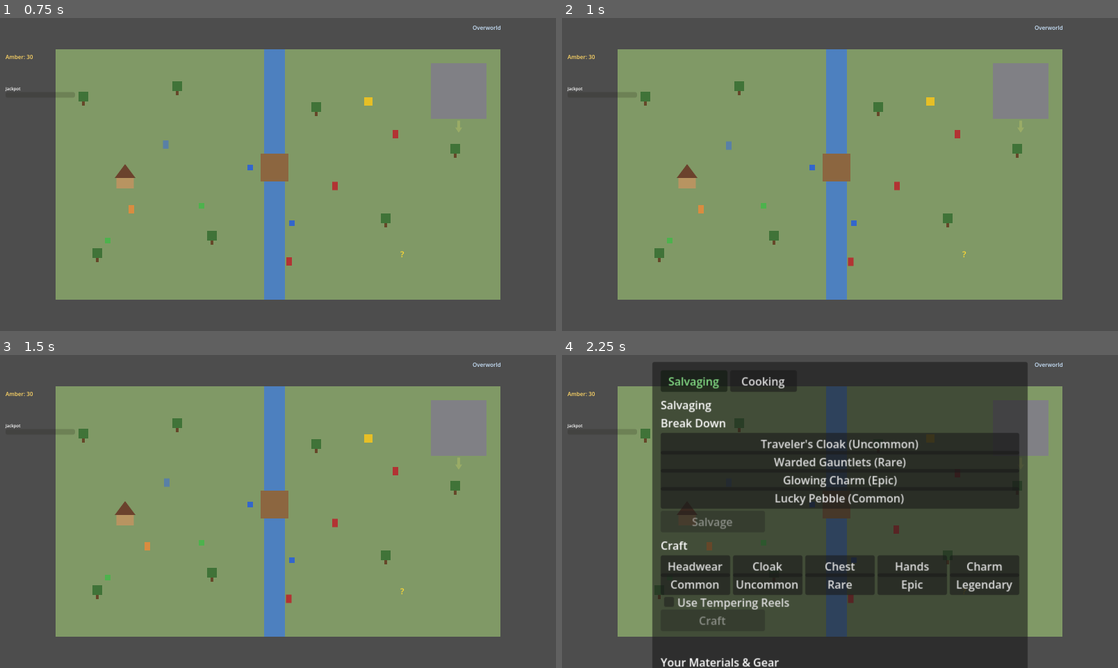
Above: before the commit, frames 1-4 (two rows, left to right).
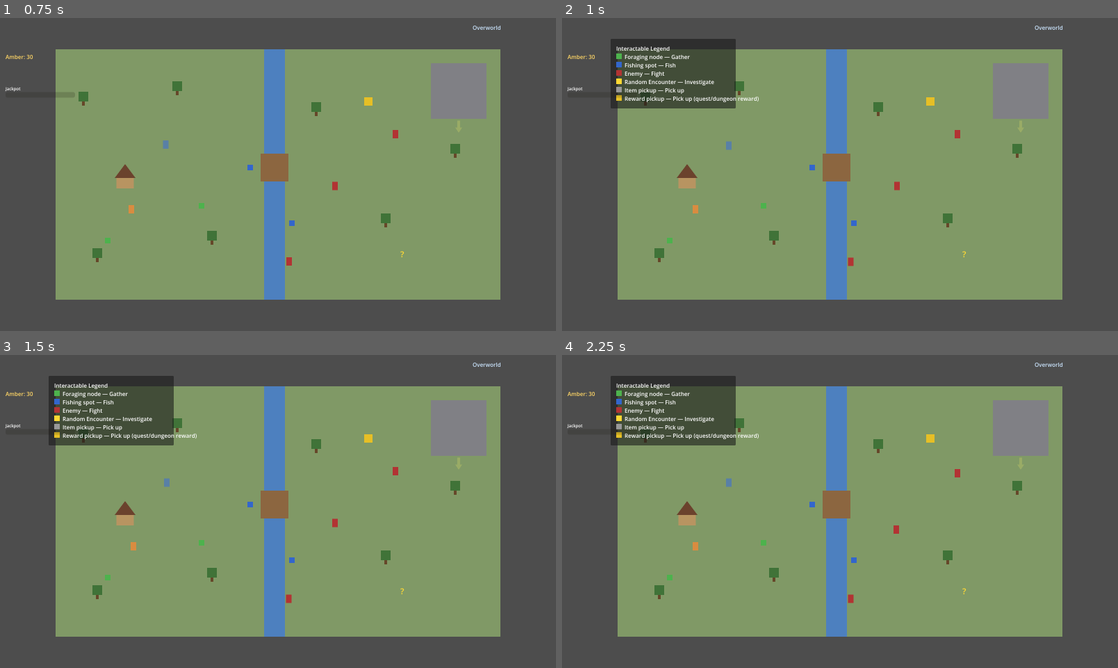
Above: after the commit, the same moments.

Repository: djkipyaboy/bunnies
Game: Godot game, scene res://world/overworld_demo.tscn
Two runs of this game, one before a commit and one after it. Both use one fixed random seed, a clock stepped at 60 frames per second and the inputs below. This scene is started directly instead of the project's main scene.
Inputs (mouse positions are in pixels of both pictures, inside the frame that each line leads up to):
- Up to frame 1 (0.75 s): move the mouse to (400, 158) at 0.52 s; hold D (move_right) from 0.53 s (still down); hold E (interact) from 0.53 s (still down); click (400, 158) at 0.67 s
- Up to frame 2 (1 s): keep holding D (move_right); keep holding E (interact); tap K (toggle_interactable_legend) at 0.8 s
- Up to frame 3 (1.5 s): release D (move_right) at 1.25 s; release E (interact) at 1.25 s; tap Enter at 1.25 s; drag from (166, 527) to (455, 461) at 1.27 s
- Up to frame 4 (2.25 s): tap Space at 2 s; move the mouse to (895, 442) at 2.02 s; hold D (move_right) from 2.03 s (still down); hold P (toggle_professions) from 2.03 s (still down)

Frame 1 is identical in both runs. In frame 2, 5.0% of the frame differs, in the area x 8-36%, y 6-63%; in frame 3, 5.0%; in frame 4, 65%, in the area x 8-84%, y 2-100%.

Commit message:
feat(quests): wire the Interactable Legend into overworld_demo (K)

Diff:
--- /dev/null
+++ b/tests/test_overworld_demo_legend.gd
@@ -0,0 +1,34 @@
+# tests/test_overworld_demo_legend.gd
+extends SceneTree
+
+## Headless smoke test: Interactable Legend in overworld_demo.tscn (2026-08-10 quest-popups-and-
+## tutorial-wiring plan Task 6), mirrors test_town_demo_legend.gd.
+
+func _check(cond: bool, label: String) -> void:
+	print(("ok " if cond else "FAIL ") + label)
+
+func _initialize() -> void:
+	var scene: Node = load("res://world/overworld_demo.tscn").instantiate()
+	get_root().add_child(scene)
+	await process_frame
+	await process_frame
+
+	var inv: PartyInventory = scene._party_inventory
+	inv.accept_quest(&"tutorial")
+
+	_check(scene._legend_panel != null, "overworld_demo builds an InteractableLegendPanel")
+	_check(not scene._legend_panel.is_open(), "Legend starts closed")
+
+	scene._toggle_legend()
+	_check(scene._legend_panel.is_open(), "_toggle_legend() opens the panel")
+	_check(inv.is_objective_complete(&"tutorial", &"open_legend"), "opening the Legend completes the tutorial's open_legend objective")
+
+	scene._toggle_legend()
+	_check(not scene._legend_panel.is_open(), "_toggle_legend() again closes the panel")
+
+	scene._toggle_legend()
+	scene._toggle_professions()
+	_check(scene._legend_panel.is_open(), "opening Professions while the Legend is open is blocked")
+	_check(not scene._professions_panel.is_open(), "Professions did not open")
+
+	quit()
--- a/world/overworld_demo.gd
+++ b/world/overworld_demo.gd
@@ -57,6 +57,7 @@
 var _talent_panel: TalentMenuPanel
 var _professions_panel: ProfessionsMenuPanel
 var _quest_log_panel: QuestLogPanel
+var _legend_panel: InteractableLegendPanel
 var _village_entrance: SceneExit
 var _dungeon_entrance: SceneExit
 var _spawn_position: Vector2 = Vector2.ZERO
@@ -298,6 +299,11 @@
 	_quest_log_panel.position = Vector2(140, 60)
 	_quest_log_panel.hide()
 	ui.add_child(_quest_log_panel)
+
+	_legend_panel = InteractableLegendPanel.new()
+	_legend_panel.position = Vector2(140, 60)
+	_legend_panel.hide()
+	ui.add_child(_legend_panel)
 
 	_dialogue_box = DialogueBox.new()
 	_dialogue_box.position = Vector2(20, 700)
@@ -658,7 +664,7 @@
 	_pc.set_movement_paused(false)
 
 func _toggle_inventory() -> void:
-	if _dialogue_box.is_open() or _random_encounter_panel.is_open() or _foraging_panel.is_open() or _fishing_panel.is_open() or _talent_panel.visible or _professions_panel.is_open() or _quest_log_panel.is_open():
+	if _dialogue_box.is_open() or _random_encounter_panel.is_open() or _foraging_panel.is_open() or _fishing_panel.is_open() or _talent_panel.visible or _professions_panel.is_open() or _quest_log_panel.is_open() or _legend_panel.is_open():
 		return
 	if _inventory_panel.visible:
 		_inventory_panel.hide()
@@ -671,7 +677,7 @@
 ## WoW-style 'C' character-pane keybinding) — same toggle semantics as _toggle_inventory(), just a
 ## different starting tab.
 func _toggle_stats() -> void:
-	if _dialogue_box.is_open() or _random_encounter_panel.is_open() or _foraging_panel.is_open() or _fishing_panel.is_open() or _talent_panel.visible or _professions_panel.is_open() or _quest_log_panel.is_open():
+	if _dialogue_box.is_open() or _random_encounter_panel.is_open() or _foraging_panel.is_open() or _fishing_panel.is_open() or _talent_panel.visible or _professions_panel.is_open() or _quest_log_panel.is_open() or _legend_panel.is_open():
 		return
 	if _inventory_panel.visible:
 		_inventory_panel.hide()
@@ -683,7 +689,7 @@
 ## Talents (Task 23, spec 2026-07-24 §2/§6) — bound to 'N'. Same toggle semantics as
 ## _toggle_inventory()/_toggle_stats(): pause PC movement while open, resume on close.
 func _toggle_talents() -> void:
-	if _dialogue_box.is_open() or _random_encounter_panel.is_open() or _foraging_panel.is_open() or _fishing_panel.is_open() or _inventory_panel.visible or _professions_panel.is_open() or _quest_log_panel.is_open():
+	if _dialogue_box.is_open() or _random_encounter_panel.is_open() or _foraging_panel.is_open() or _fishing_panel.is_open() or _inventory_panel.visible or _professions_panel.is_open() or _quest_log_panel.is_open() or _legend_panel.is_open():
 		return
 	if _talent_panel.visible:
 		_talent_panel.close()
@@ -695,7 +701,7 @@
 ## Professions (2026-08-02 salvaging-and-cooking professions design section 5) -- bound to 'P'. Same
 ## toggle semantics as _toggle_inventory()/_toggle_stats()/_toggle_talents().
 func _toggle_professions() -> void:
-	if _dialogue_box.is_open() or _random_encounter_panel.is_open() or _foraging_panel.is_open() or _fishing_panel.is_open() or _talent_panel.visible or _inventory_panel.visible or _quest_log_panel.is_open():
+	if _dialogue_box.is_open() or _random_encounter_panel.is_open() or _foraging_panel.is_open() or _fishing_panel.is_open() or _talent_panel.visible or _inventory_panel.visible or _quest_log_panel.is_open() or _legend_panel.is_open():
 		return
 	if _professions_panel.is_open():
 		_professions_panel.close()
@@ -707,7 +713,7 @@
 ## Quest Log (2026-08-10 quest-system-and-tutorial design §4) -- bound to 'Q'. Same toggle
 ## semantics as _toggle_inventory()/_toggle_stats()/_toggle_talents()/_toggle_professions().
 func _toggle_quest_log() -> void:
-	if _dialogue_box.is_open() or _random_encounter_panel.is_open() or _foraging_panel.is_open() or _fishing_panel.is_open() or _talent_panel.visible or _inventory_panel.visible or _professions_panel.is_open():
+	if _dialogue_box.is_open() or _random_encounter_panel.is_open() or _foraging_panel.is_open() or _fishing_panel.is_open() or _talent_panel.visible or _inventory_panel.visible or _professions_panel.is_open() or _legend_panel.is_open():
 		return
 	if _quest_log_panel.is_open():
 		_quest_log_panel.close()
@@ -716,11 +722,25 @@
 		_quest_log_panel.open_for(_party_inventory)
 		_pc.set_movement_paused(true)
 
+## Interactable Legend (2026-08-10 quest-system-and-tutorial design §9) -- bound to 'K'. Same
+## toggle semantics as the other modal panels. Opening it also completes the tutorial's
+## open_legend objective (unconditional — safe since the tutorial always auto-accepts first).
+func _toggle_legend() -> void:
+	if _dialogue_box.is_open() or _random_encounter_panel.is_open() or _foraging_panel.is_open() or _fishing_panel.is_open() or _talent_panel.visible or _inventory_panel.visible or _professions_panel.is_open() or _quest_log_panel.is_open():
+		return
+	if _legend_panel.is_open():
+		_legend_panel.close()
+		_pc.set_movement_paused(false)
+	else:
+		_legend_panel.open()
+		_pc.set_movement_paused(true)
+		_party_inventory.complete_objective(&"tutorial", &"open_legend")
+
 func _process(_delta: float) -> void:
 	_amber_label.text = "Amber: %d" % _party_inventory.amber
 	_quest_tracker.refresh(_party_inventory)
 	_jackpot_bar.value = _party_inventory.jackpot_meter
-	if _inventory_panel.visible or _dialogue_box.is_open() or _random_encounter_panel.is_open() or _foraging_panel.is_open() or _fishing_panel.is_open() or _talent_panel.visible or _professions_panel.is_open() or _quest_log_panel.is_open():
+	if _inventory_panel.visible or _dialogue_box.is_open() or _random_encounter_panel.is_open() or _foraging_panel.is_open() or _fishing_panel.is_open() or _talent_panel.visible or _professions_panel.is_open() or _quest_log_panel.is_open() or _legend_panel.is_open():
 		_interact_prompt.hide_prompt()
 		_set_highlighted_target(null)
 		return
@@ -773,7 +793,10 @@
 	if event.is_action_pressed("toggle_quest_log"):
 		_toggle_quest_log()
 		return
-	if _inventory_panel.visible or _random_encounter_panel.is_open() or _foraging_panel.is_open() or _fishing_panel.is_open() or _talent_panel.visible or _professions_panel.is_open() or _quest_log_panel.is_open():
+	if event.is_action_pressed("toggle_interactable_legend"):
+		_toggle_legend()
+		return
+	if _inventory_panel.visible or _random_encounter_panel.is_open() or _foraging_panel.is_open() or _fishing_panel.is_open() or _talent_panel.visible or _professions_panel.is_open() or _quest_log_panel.is_open() or _legend_panel.is_open():
 		return
 	if not event.is_action_pressed("interact"):
 		return
